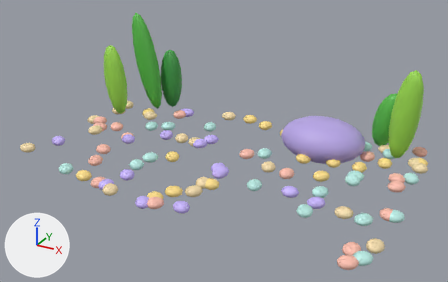
The FBX model EvolutionShop/Assets/EvolutionShop/Resources/Art/GrowthKit/TankBed.fbx: old version first, new version second.
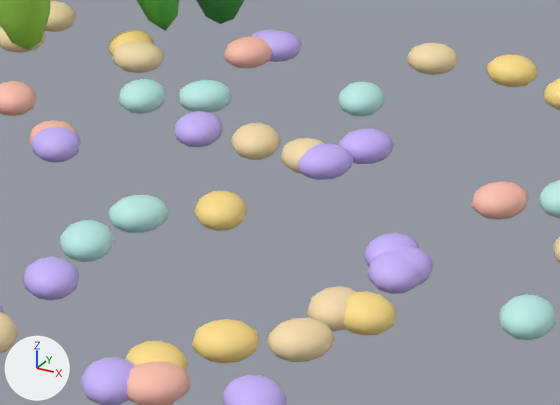
Old and new are each drawn whole from a 50 mm camera at (1.002, -1.787, 1.924) aimed at (0.036, -0.031, 1.046) and again close up on the part from 25% to 59% of the width and 36% to 74% of the height. Arrows for +X, +Y and +Z are at lower left; the lights stay in place. The last two pictures show the newer version. Where no turn or scale is listed for an object, it has been applied to the vertices.

Before the edit, the objects in view are built like this:
```python
me_sphere_011 = bpy.data.meshes.new('Sphere.011')
me_sphere_011.from_pydata(...)  # 7232 vertices, 8040 faces; spans x -0.706..0.697, y -0.435..0.431, z 0.92..1.375
me_sphere_011.materials.append(mat_gk_sand)  # beige #f7dfae
me_sphere_011.materials.append(mat_gk_pebble1)  # beige #ffc1b0
me_sphere_011.materials.append(mat_gk_pebble2)  # purple #c9b6ff
me_sphere_011.materials.append(mat_gk_pebble3)  # yellow #ffe08a
me_sphere_011.materials.append(mat_gk_pebble4)  # cyan #bdefe8
me_sphere_011.materials.append(mat_gk_green)  # green #56b947
me_sphere_011.materials.append(mat_gk_lime)  # green #9bdb4d
me_sphere_011.materials.append(mat_gk_greendark)  # green #3e9a45
me_sphere_011.materials.append(mat_gk_rock)  # purple #b9a7e8
ob_tankbed_mesh = bpy.data.objects.new('TankBed mesh', me_sphere_011)
ob_tankbed_mesh.location = (0.0, 0.0, 0.0)
```
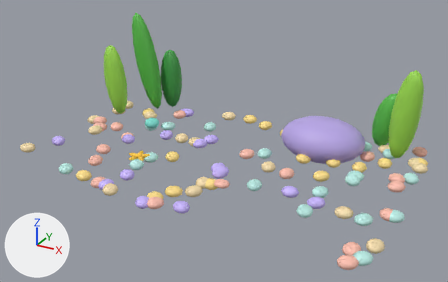
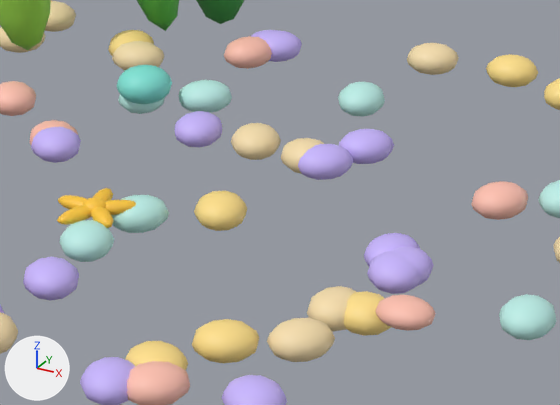
Location of each change, (x1, y1, x2, y2) in pixels of the close-ups (560 x 405 px):
part 1 of me_sphere_011, added: after (58, 195, 87, 209)
part 2 of me_sphere_011, added (yellow): after (57, 205, 92, 225)
part 3 of me_sphere_011, added: after (91, 206, 114, 228)
part 4 of me_sphere_011, added: after (105, 200, 136, 215)
part 5 of me_sphere_011, added: after (93, 188, 113, 201)
part 6 of me_sphere_011, added: after (83, 197, 106, 211)
part 7 of me_sphere_011, added (beige): after (375, 295, 436, 331)
part 8 of me_sphere_011, added (cyan): after (117, 65, 172, 104)

Edits to the bpy script that builds the scene:
```text
Add mat_gk_teallight:
    mat_gk_teallight = principled_material('GK_TealLight')
    mat_gk_teallight.base_color = (0.212, 0.768, 0.672)  # cyan #7fe3d6
Add mat_gk_yellow:
    mat_gk_yellow = principled_material('GK_Yellow')
    mat_gk_yellow.base_color = (1.0, 0.584, 0.0452)  # yellow #ffc93c
Change me_sphere_011:
    used by ob_tankbed_mesh; location = (0.0, 0.0, 0.0)
    remove me_sphere_011.from_pydata(...)  # 7232 vertices, 8040 faces; spans x -0.706..0.697, y -0.435..0.431, z 0.92..1.375
    add me_sphere_011.from_pydata(...)  # 7850 vertices, 8728 faces; spans x -0.706..0.697, y -0.435..0.431, z 0.92..1.375
    me_sphere_011 part 1: a new loose piece, a UV sphere (10 segments, 8 rings, poles along z) spanning x -0.293..-0.247, y -0.159..-0.141, z 0.965..0.979, in mat_gk_yellow (yellow #ffc93c)
    me_sphere_011 part 2: the loose piece of 72 vertices spanning x -0.257..-0.202, y -0.221..-0.164, z 0.943..0.977 is copied, and the copy is multiplied about its middle by the matrix ((-0.137, -0.388, 0.0), (0.51, -0.574, 0.0), (0.0, 0.0, 0.412)), then moved by (-0.027, 0.024, 0.012), in mat_gk_yellow (yellow #ffc93c); it spans x -0.267..-0.245, y -0.192..-0.146, z 0.965..0.979
    me_sphere_011 part 3: the loose piece of 72 vertices spanning x -0.257..-0.202, y -0.221..-0.164, z 0.943..0.977 is copied, and the copy is multiplied about its middle by the matrix ((-0.528, 0.426, 0.0), (0.027, -0.547, 0.0), (0.0, 0.0, 0.412)), then moved by (-0.004, 0.031, 0.012), in mat_gk_yellow (yellow #ffc93c); it spans x -0.254..-0.214, y -0.177..-0.146, z 0.965..0.979
    me_sphere_011 part 4: the loose piece of 72 vertices spanning x -0.249..-0.194, y -0.146..-0.092, z 0.943..0.977 is copied, and the copy is multiplied about its middle by the matrix ((0.594, 0.328, 0.0), (0.122, 0.534, 0.0), (0.0, 0.0, 0.412)), then moved by (-0.012, -0.019, 0.012), in mat_gk_yellow (yellow #ffc93c); it spans x -0.254..-0.214, y -0.154..-0.123, z 0.965..0.979
    me_sphere_011 part 5: the loose piece of 72 vertices spanning x -0.249..-0.194, y -0.146..-0.092, z 0.943..0.977 is copied, and the copy is multiplied about its middle by the matrix ((0.068, -0.406, 0.0), (0.602, 0.477, 0.0), (0.0, 0.0, 0.412)), then moved by (-0.035, -0.012, 0.012), in mat_gk_yellow (yellow #ffc93c); it spans x -0.267..-0.245, y -0.154..-0.108, z 0.965..0.979
    me_sphere_011 part 6: a new loose piece, a UV sphere (10 segments, 8 rings, poles along z) spanning x -0.262..-0.238, y -0.163..-0.137, z 0.966..0.982, in mat_gk_yellow (yellow #ffc93c)
    me_sphere_011 part 7: a new loose piece, a UV sphere (12 segments, 8 rings, poles along z) spanning x 0.092..0.148, y -0.222..-0.178, z 0.962..0.988, in mat_gk_pebble1 (beige #ffc1b0)
    me_sphere_011 part 8: a new loose piece, a UV sphere (14 segments, 8 rings, poles along z) spanning x -0.409..-0.351, y 0.09..0.15, z 0.96..1.0, in mat_gk_teallight (cyan #7fe3d6)
    add me_sphere_011.materials.append(mat_gk_yellow)  # yellow #ffc93c
    add me_sphere_011.materials.append(mat_gk_teallight)  # cyan #7fe3d6
```
